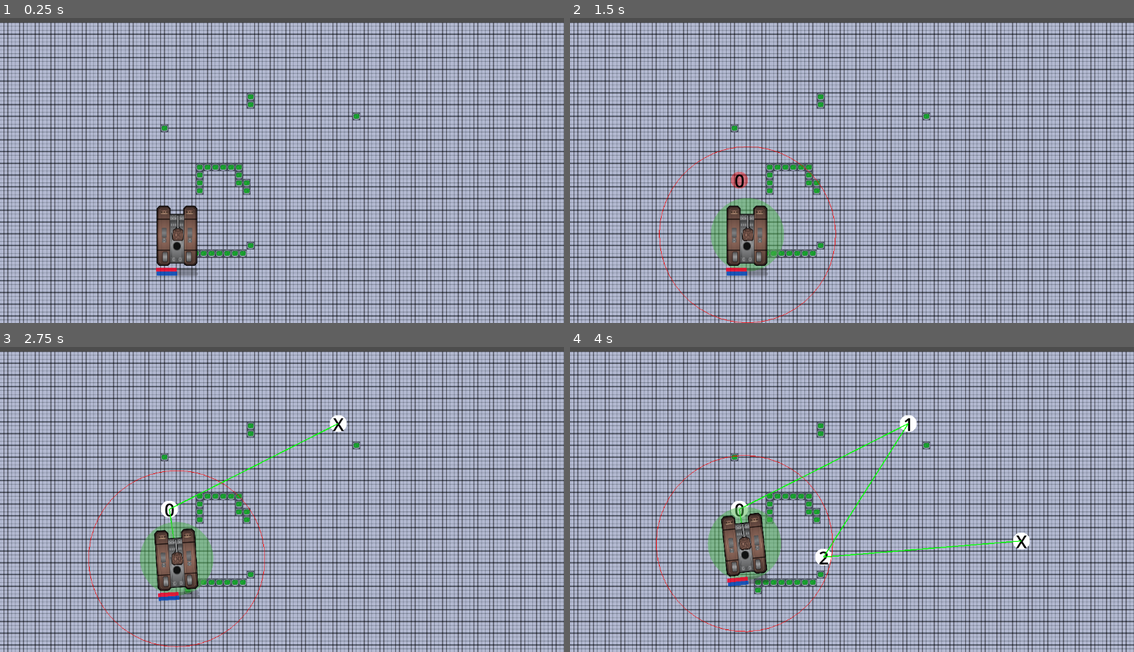
Above: before the commit, frames 1-4 (two rows, left to right).
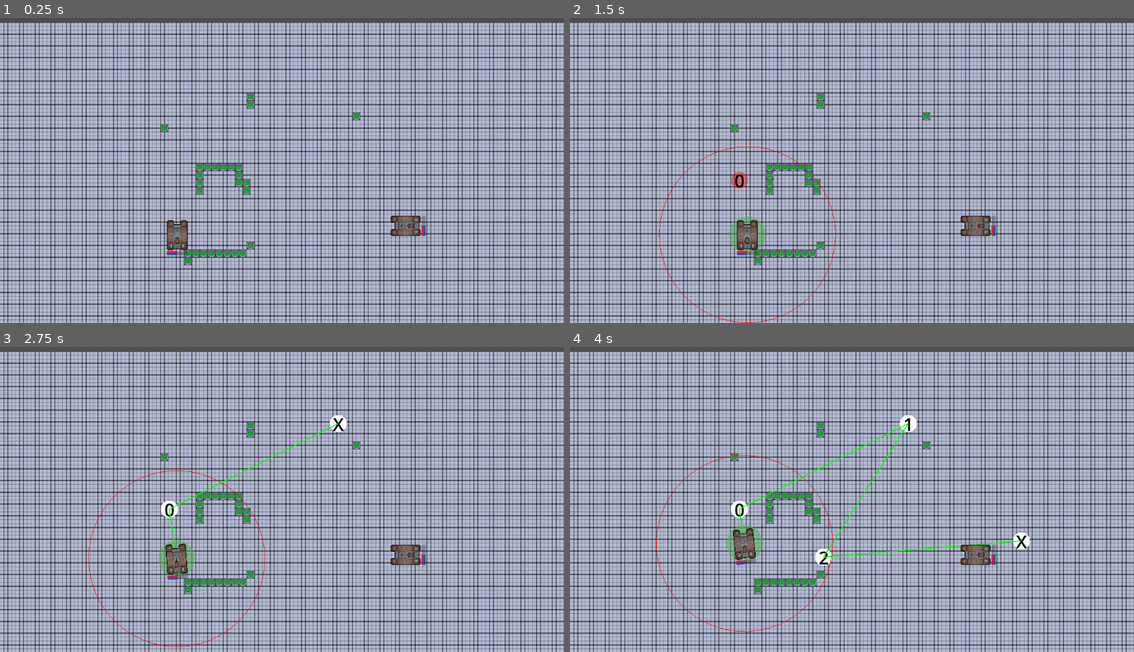
Above: after the commit, the same moments.

Repository: nhrnhr0/godotTanksGame
Game: Godot game, scene res://tets1.tscn
The game is run twice, just before and just after one commit, with the same random seed, the same clock (stepped at 60 frames per second) and the same inputs.
Inputs (mouse positions are in pixels of both pictures, inside the frame that each line leads up to):
- Up to frame 1 (0.25 s): no input
- Up to frame 2 (1.5 s): tap Enter at 0.5 s; move the mouse to (744, 234) at 0.52 s; click (744, 234) at 0.6 s; tap Space at 1.25 s; move the mouse to (739, 179) at 1.27 s; right-click (739, 179) at 1.35 s
- Up to frame 3 (2.75 s): click (169, 508) at 1.55 s; move the mouse to (338, 423) at 2.02 s; click (338, 423) at 2.1 s
- Up to frame 4 (4 s): move the mouse to (823, 557) at 2.77 s; click (823, 557) at 2.85 s; move the mouse to (1021, 542) at 3.52 s; right-click (1021, 542) at 3.6 s; click (1021, 542) at 3.8 s

The runs differ from the first frame. In frame 1, 1.8% of the frame differs, in the area x 27-76%, y 61-85%; in frame 2, 2.8%; in frame 3, 2.8%; in frame 4, 2.9%, in the area x 24-76%, y 52-79%.
Error after the commit: Parse Error: Identifier "_target" not declared in the current scope. (res://scripts/projectileBullet.gd:12)

Commit message:
working on projectile

Diff:
--- a/gameManager.gd
+++ b/scripts/gameManager.gd
@@ -8,7 +8,7 @@
 func _ready():
 	#selectedPlayer = get_node("player");
 	players.append(get_node("player1"));
-	#players.append(get_node("player2"));
+	players.append(get_node("player2"));
 	pass # Replace with function body.
 
 func set_selected_player(idx):
@@ -22,7 +22,9 @@
 	var mouse_pos = get_local_mouse_position()
 	if(Input.is_action_just_pressed("goto_click")):
 		var just_selected = false;
+		#print('looking for ', mouse_pos);
 		for i in players.size():
+			#print(' in ', players[i].position)
 			var player = players[i];
 			if (player.position.distance_to(mouse_pos) < SELECT_RADIUS):
 				#selectedPlayer = player;
--- a/player.gd
+++ b/scripts/player.gd
@@ -11,7 +11,8 @@
 
 
 @export var MAX_FIRE_RANGE = 360;
-@export var MIN_FIRE_RANGE = 50;
+@export var MIN_FIRE_RANGE = 0;
+@export var projectile: Node2D=null;;
 func _ready():
 	pass
 func _draw():
@@ -21,9 +22,9 @@
 		#draw_circle(Vector2(0,0), MAX_FIRE_RANGE,)
 		var points = 50;
 		if MAX_FIRE_RANGE:
-			draw_arc(Vector2(0,0), MAX_FIRE_RANGE/2, 0, TAU, points, Color(1,0,0))
+			draw_arc(Vector2(0,0), MAX_FIRE_RANGE, 0, TAU, points, Color(1,0,0))
 		if MIN_FIRE_RANGE:
-			draw_arc(Vector2(0,0), MIN_FIRE_RANGE/2, 0, TAU, points, Color(1,0,0))
+			draw_arc(Vector2(0,0), MIN_FIRE_RANGE, 0, TAU, points, Color(1,0,0))
 
 func select():
 	_is_selected=true;
@@ -61,6 +62,9 @@
 		if abs(angle_difference(turret.rotation, target_angle)) < 0.1:
 			players_attacks.remove_at(0)
 
+			# create the projectile and fire it
+
+
 func _physics_process(delta):
 	update_position(delta);
 	update_turret(delta);
--- /dev/null
+++ b/scripts/projectile.gd
@@ -0,0 +1,33 @@
+extends Node2D
+
+
+# set the projectile damage
+var projectile_damage = 0;
+
+# set the projectile explosion radius
+var projectile_explosion_radius = 0;
+
+# set the projectile speed
+var projectile_speed = 0;
+
+# set the projectile lifetime
+var projectile_lifetime = 0;
+
+var projectile_max_range = 0;
+
+var projectile_starting_position = Vector2(0,0);
+
+# set the target
+var _target = null;
+
+# Called when the node enters the scene tree for the first time.
+func _ready():
+	pass
+
+
+# Called every frame. 'delta' is the elapsed time since the previous frame.
+func _process(delta):
+	pass # Replace with function body.
+
+func fire(target):
+	_target = target;
--- /dev/null
+++ b/scripts/projectileBullet.gd
@@ -0,0 +1,24 @@
+extends Node2D
+
+
+
+# Called when the node enters the scene tree for the first time.
+func _ready():
+	pass # Replace with function body.
+
+
+# Called every frame. 'delta' is the elapsed time since the previous frame.
+func _process(delta):
+	if _target != null:
+		# Move toward target
+		# If target is reached, deal damage and destroy self
+		position = position.move_toward(_target.position, _speed * delta)
+		# look_at target
+		rotation.look_at(_target.position)
+
+		# if we passed the projectile_max_range then destroy self
+		if position.distance_to(projectile_starting_position) > projectile_max_range:
+			# destroy self
+			queue_free()
+	else:
+		pass
--- a/tets1.tscn
+++ b/tets1.tscn
@@ -1,10 +1,12 @@
-[gd_scene load_steps=13 format=3 uid="uid://bidyvj1uxykmd"]
-
-[ext_resource type="Script" path="res://player.gd" id="2_2wbm4"]
+[gd_scene load_steps=15 format=3 uid="uid://bidyvj1uxykmd"]
+
+[ext_resource type="Script" path="res://scripts/player.gd" id="2_2wbm4"]
 [ext_resource type="Texture2D" uid="uid://b4tubn2go5e6m" path="res://assets/PNG/Hulls_Color_A/Hull_01.png" id="2_8x2sq"]
 [ext_resource type="Texture2D" uid="uid://dod1yic4m2s5w" path="res://assets/background/street.png" id="4_28ub1"]
-[ext_resource type="Script" path="res://gameManager.gd" id="5_3lrew"]
+[ext_resource type="Script" path="res://scripts/gameManager.gd" id="5_3lrew"]
 [ext_resource type="Texture2D" uid="uid://eoqv2x5pwsvh" path="res://assets/PNG/Weapon_Color_A/Gun_01-flip.png" id="5_r2mme"]
+[ext_resource type="Script" path="res://scripts/projectile.gd" id="6_0a6vn"]
+[ext_resource type="Script" path="res://scripts/projectileBullet.gd" id="7_3bave"]
 
 [sub_resource type="TileSetAtlasSource" id="TileSetAtlasSource_fb8jo"]
 texture = ExtResource("4_28ub1")
@@ -267,7 +269,6 @@
 [node name="player1" type="CharacterBody2D" parent="gameManager"]
 position = Vector2(-428, 287)
 rotation = -1.5708
-scale = Vector2(2, 2)
 motion_mode = 1
 script = ExtResource("2_2wbm4")
 
@@ -285,6 +286,7 @@
 texture = ExtResource("2_8x2sq")
 
 [node name="turret" type="Node2D" parent="gameManager/player1"]
+position = Vector2(-23.5, -2.00009)
 
 [node name="turretSprite" type="Sprite2D" parent="gameManager/player1/turret"]
 position = Vector2(1, 1)
@@ -317,4 +319,64 @@
 fill_mode = 2
 show_percentage = false
 
+[node name="player2" type="CharacterBody2D" parent="gameManager"]
+position = Vector2(502, 250)
+rotation = 3.14159
+motion_mode = 1
+script = ExtResource("2_2wbm4")
+
+[node name="CollisionShape2D" type="CollisionShape2D" parent="gameManager/player2"]
+rotation = 1.5708
+shape = SubResource("RectangleShape2D_5f5o5")
+debug_color = Color(0.894118, 0, 0.784314, 0.419608)
+
+[node name="body" type="Node2D" parent="gameManager/player2"]
+
+[node name="bodySprite" type="Sprite2D" parent="gameManager/player2/body"]
+position = Vector2(0, -1)
+rotation = 1.5708
+scale = Vector2(0.5, 0.5)
+texture = ExtResource("2_8x2sq")
+
+[node name="turret" type="Node2D" parent="gameManager/player2"]
+position = Vector2(-23.5, -2.00009)
+
+[node name="turretSprite" type="Sprite2D" parent="gameManager/player2/turret"]
+position = Vector2(1, 1)
+scale = Vector2(0.25, 0.25)
+texture = ExtResource("5_r2mme")
+offset = Vector2(50, 0)
+
+[node name="healthBar" type="ProgressBar" parent="gameManager/player2"]
+offset_left = -76.0
+offset_top = -43.0
+offset_right = -68.0
+offset_bottom = 41.0
+theme = SubResource("Theme_hvrxb")
+theme_override_colors/font_color = Color(1, 0, 0, 1)
+theme_override_colors/font_outline_color = Color(0, 1, 0, 1)
+theme_override_styles/fill = SubResource("StyleBoxFlat_1v5pb")
+value = 50.0
+fill_mode = 2
+show_percentage = false
+
+[node name="reloadBar" type="ProgressBar" parent="gameManager/player2"]
+offset_left = -84.0
+offset_top = -42.5
+offset_right = -76.0
+offset_bottom = 41.5
+theme_override_colors/font_color = Color(1, 0, 0, 1)
+theme_override_colors/font_outline_color = Color(0, 1, 0, 1)
+theme_override_styles/fill = SubResource("StyleBoxFlat_6s17e")
+value = 50.0
+fill_mode = 2
+show_percentage = false
+
+[node name="projectile" type="Node2D" parent="."]
+script = ExtResource("6_0a6vn")
+
+[node name="projectileBullet" type="Node2D" parent="projectile"]
+script = ExtResource("7_3bave")
+
 [connection signal="input_event" from="gameManager/player1" to="gameManager/player1" method="_on_input_event"]
+[connection signal="input_event" from="gameManager/player2" to="gameManager/player2" method="_on_input_event"]
